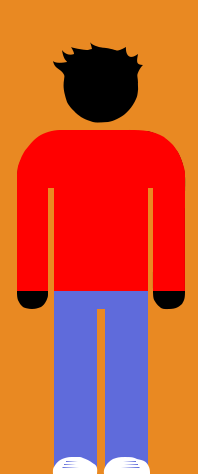
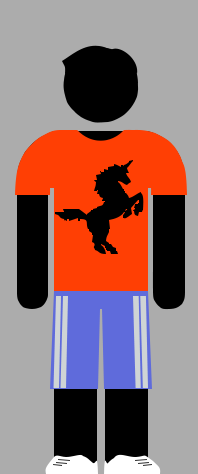
Two versions of the same layered image (198 × 474). Layer-by-layer changes:
added group "obuvala" with 3 layers above "Torso" over (45, 454, 161, 474)
added group "teniske" with 2 layers in group "obuvala" over (45, 454, 161, 474)
added layer "vezalke" in group "teniske" over (53, 459, 152, 466)
renamed "Color Fill 1" to "Teniske", moved it into group "teniske", painted on it over (45, 454, 161, 474)
added group "Torso" with 8 layers above "Hlace" over (15, 123, 187, 291)
added group "Tshirt" with 2 layers in group "Torso" over (15, 129, 187, 291)
added layer "le unicorn" in group "Tshirt" over (55, 160, 144, 254)
added layer "t-shirt" in group "Tshirt" over (15, 129, 187, 291)
moved "pulover" into group "Pulover" over (17, 130, 185, 291)
added group "Hlace" with 5 layers above "clovecek" over (50, 291, 152, 468)
added group "kratkehlace" with 4 layers in group "Hlace" over (50, 291, 152, 468)
added layer "hlace stripes" in group "kratkehlace" over (53, 296, 148, 388)
added layer "Kratke hlace" in group "kratkehlace" over (50, 291, 152, 389)
added group "kavbojke" with 1 layers in group "kratkehlace" over (54, 296, 148, 468)
hid "Color Fill 2", moved it into group "kavbojke" over (54, 296, 148, 468)
added group "clovecek" with 3 layers above "ozadje" over (17, 42, 186, 473)
moved "cudek" into group "clovecek", painted on it over (17, 47, 186, 474)
added layer "lasi2" in group "clovecek" over (62, 45, 138, 75)
hid "lasi", moved it into group "clovecek" over (53, 42, 143, 77)
renamed "Layer 3" to "ozadje", painted on it over (0, 0, 198, 474)
